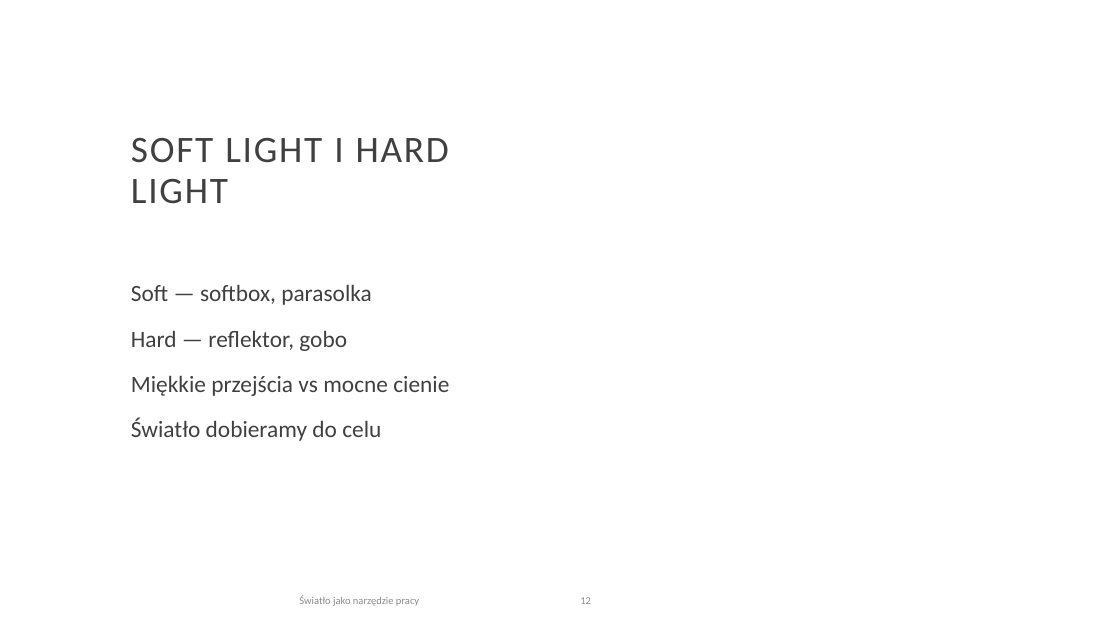
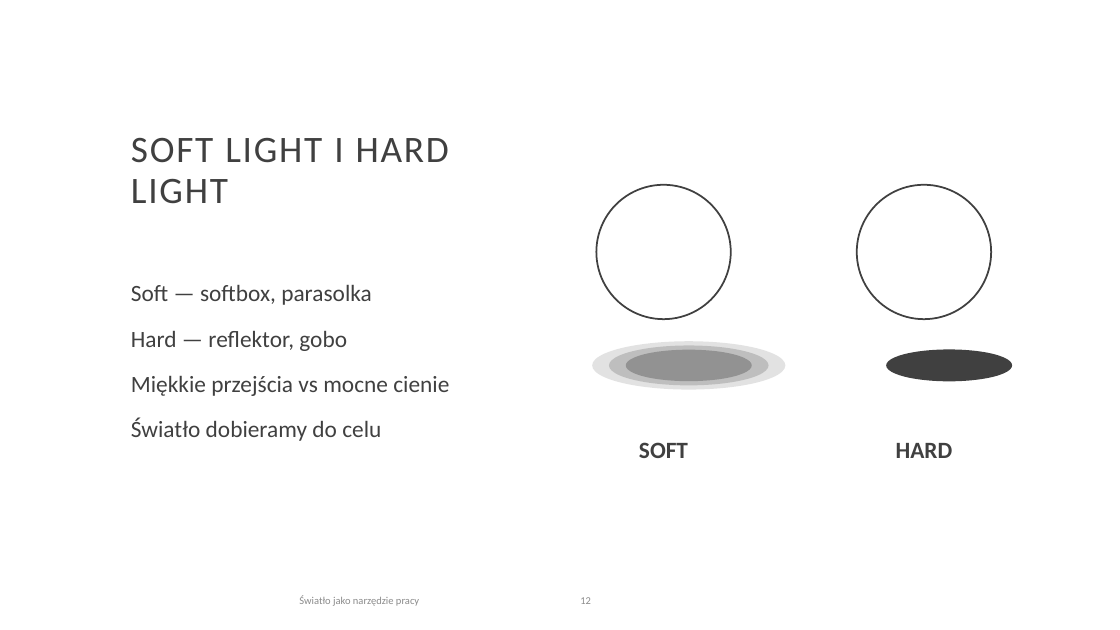
Before and after one commit to kontakt334/4eyes, a slide deck: slide 12 of projekty/warsztaty-beauty-product/swiatlo-jako-narzedzie-pracy-poprawiona.pptx. Drawn at 1120x630 pixels with LibreOffice and Linux fonts; fonts in the diff are those of the drawing; background and template pictures are left out. Boxes give left, top, right and bottom in pixels: in the first picture for what was removed or moved away, otherwise in the second. Text is boxed around its words. In the diff, an @@ line names an element or a change of style, - is before the commit and + after.

```diff
--- a/projekty/warsztaty-beauty-product/swiatlo-jako-narzedzie-pracy-poprawiona.pptx
+++ b/projekty/warsztaty-beauty-product/swiatlo-jako-narzedzie-pracy-poprawiona.pptx
@@ ellipse added at [597, 185, 731, 319], fill #FFFFFF, outline #404040 1.5 pt @@
@@ ellipse added at [857, 185, 991, 319], fill #FFFFFF, outline #404040 1.5 pt @@
@@ ellipse added at [592, 341, 786, 389], fill #404040 at 15% opacity @@
@@ ellipse added at [609, 345, 769, 385], fill #404040 at 22% opacity @@
@@ ellipse added at [626, 350, 752, 381], fill #404040 at 35% opacity @@
@@ ellipse added at [886, 350, 1012, 381], fill #404040 @@
@@ text added at [639, 442, 688, 458], 20 pt, text #404040, bold @@
+SOFT
@@ text added at [896, 443, 953, 458], 20 pt, text #404040, bold @@
+HARD
```
Also in this commit, not shown: 5 other slides changed, 1 other file.
